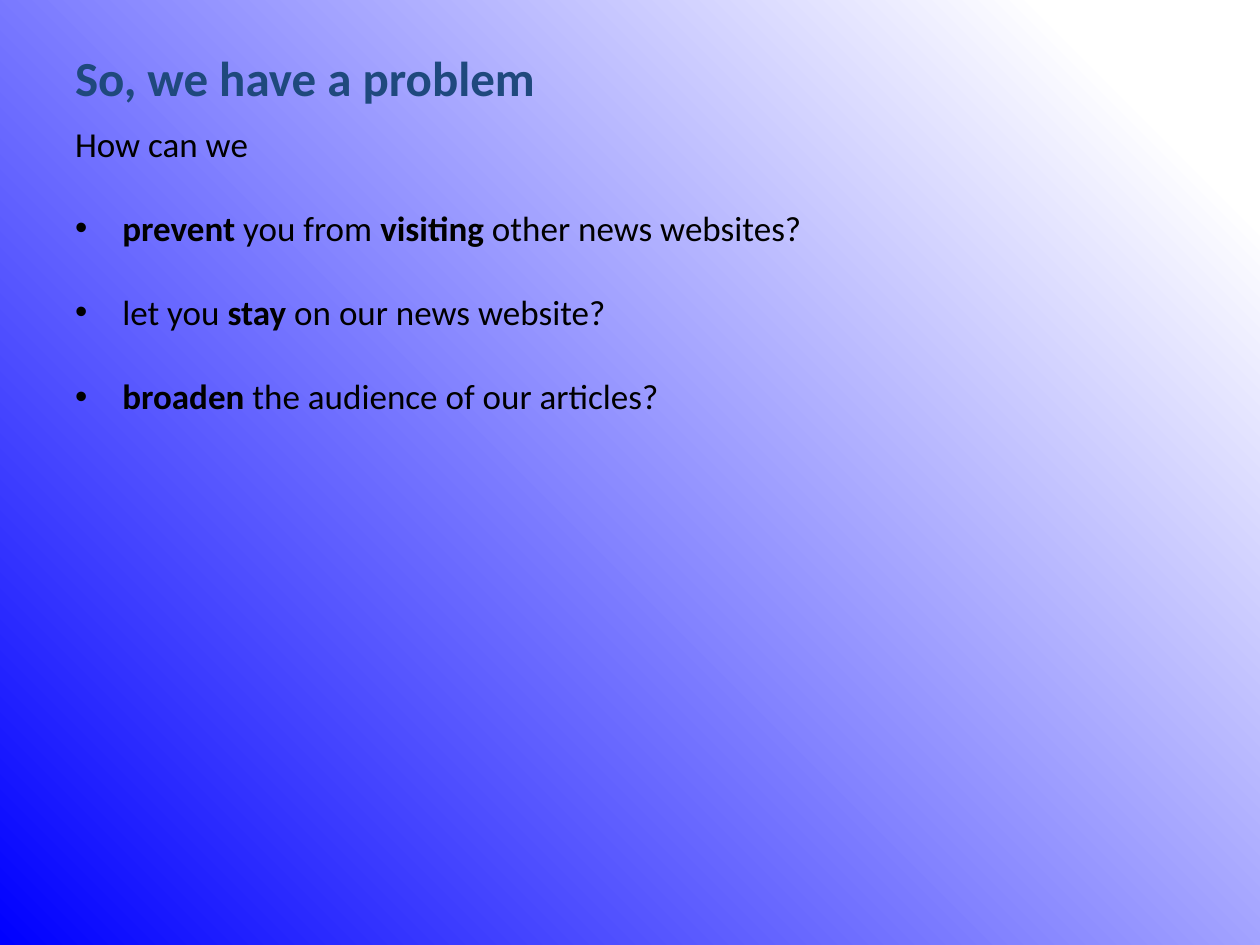
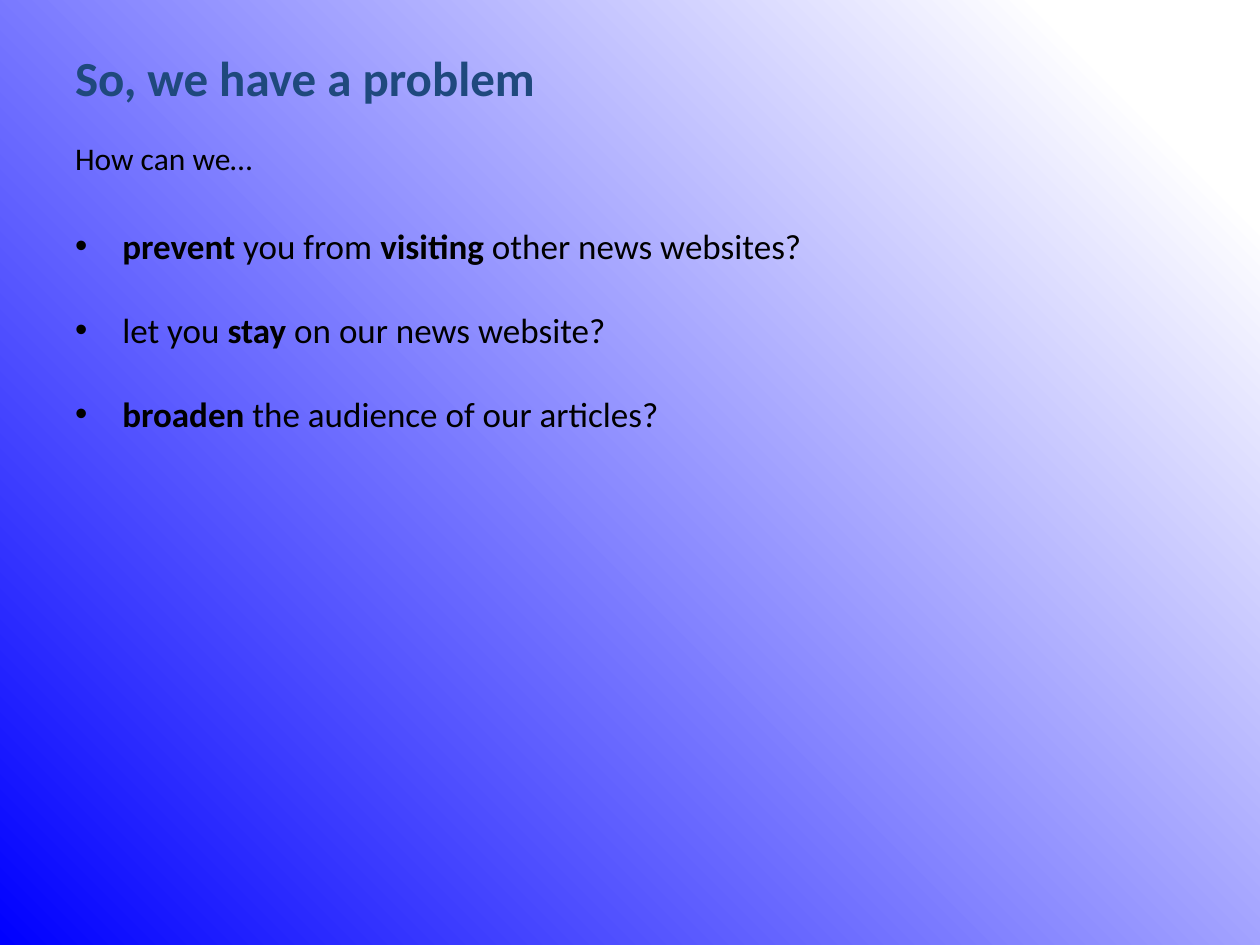
Before and after one commit to rubenverboon/skiir, a slide deck: slide 8 of Presentation/Final_presentation_group_002.pptx. Drawn at 1260x945 pixels with LibreOffice and Linux fonts; fonts in the diff are those of the drawing. Boxes give left, top, right and bottom in pixels: in the first picture for what was removed or moved away, otherwise in the second. Text is boxed around its words. In the diff, an @@ line names an element or a change of style, - is before the commit and + after.

```diff
--- a/Presentation/Final_presentation_group_002.pptx
+++ b/Presentation/Final_presentation_group_002.pptx
@@ text at (x1=75, y1=134, x2=248, y2=158): paragraph removed @@
-How can we
@@ text added at (x1=75, y1=149, x2=253, y2=171), 18 pt, text #000000 @@
+How can we…
@@ text "prevent you from visiting other ..." moved from (x1=75, y1=134, x2=801, y2=410) to (x1=122, y1=234, x2=801, y2=428) @@
```
Also in this commit, not shown: 7 other slides changed, 15 slides added, 1 slide removed.
